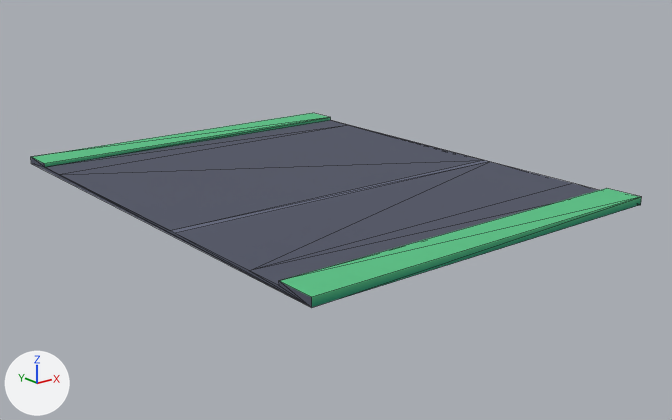
An edit to the glTF model kenney/city-kit-roads/road-side.glb, drawn before and after from the same camera.
One viewpoint serves both versions: a 50 mm camera at (-1.425, -1.726, 0.662) aimed at (0.033, 0.097, -0.068). Arrows for +X, +Y and +Z are at lower left; the lights stay in place. The first picture is the older version. Mesh edges are drawn as thin lines. Vertices at exactly the same position are counted once.

Objects in the first picture: 'road-side'.
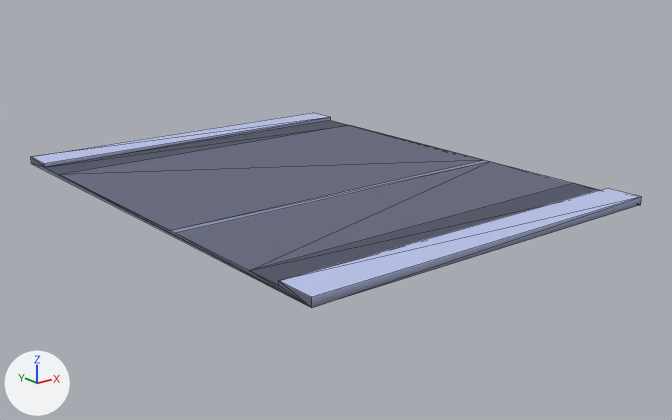
Where the change shows, as pixel boxes (x1, y1, x2, y2) in the pictures (672 x 420 px; the box of a moved part takes in the faces that stretch with it):
```json
{"part": 1, "of": "me_road_side", "change": "moved or reshaped", "before": [60, 125, 598, 286], "after": [45, 120, 483, 231]}
{"part": 2, "of": "me_road_side", "change": "moved or reshaped", "before": [45, 120, 347, 175], "after": [250, 183, 598, 286]}
{"part": 3, "of": "me_road_side", "change": "surface changed", "before": [31, 113, 641, 307], "after": [31, 113, 641, 307]}
```

Scene script edits in JSON lines:
```json
{"block": "me_road_side", "where": "me_road_side.from_pydata(...)  # 32 vertices, 44 faces; spans x -0.5..0.5, y -0.5..0.81, z 0.0..0.02"}
{"block": "me_road_side", "where": "# used by ob_road_side; location = (0.0, 0.0, 0.0)"}
{"block": "me_road_side", "change": "me_road_side part 1"}
{"op": "set", "path": "me_road_side.vertices[24].co", "old": "(0.5, 0.01, 0.01)", "new": "(0.5, 0.61, 0.01)", "note": "pixel (484, 160) -> pixel (349, 125)"}
{"op": "set", "path": "me_road_side.vertices[25].co", "old": "(-0.5, 0.01, 0.01)", "new": "(0.5, 0.01, 0.01)", "note": "pixel (170, 230) -> pixel (484, 160)"}
{"op": "set", "path": "me_road_side.vertices[26].co", "old": "(0.5, -0.3, 0.01)", "new": "(-0.5, 0.61, 0.01)", "note": "pixel (573, 183) -> pixel (59, 174)"}
{"op": "set", "path": "me_road_side.vertices[27].co", "old": "(-0.5, -0.3, 0.01)", "new": "(-0.5, 0.01, 0.01)", "note": "pixel (249, 270) -> pixel (170, 230)"}
{"block": "me_road_side", "change": "me_road_side part 2"}
{"op": "set", "path": "me_road_side.vertices[30].co", "old": "(0.5, 0.71, 0.01)", "new": "(0.5, -0.4, 0.01)", "note": "pixel (330, 120) -> not seen"}
{"op": "set", "path": "me_road_side.vertices[31].co", "old": "(-0.5, 0.71, 0.01)", "new": "(-0.5, -0.4, 0.01)", "note": "pixel (44, 167) -> pixel (279, 285)"}
{"block": "me_road_side", "change": "me_road_side part 3: 36 kept faces spanning x -0.5..0.5, y -0.5..0.81, z 0.0..0.02 get new texture (UV) coordinates"}
```
